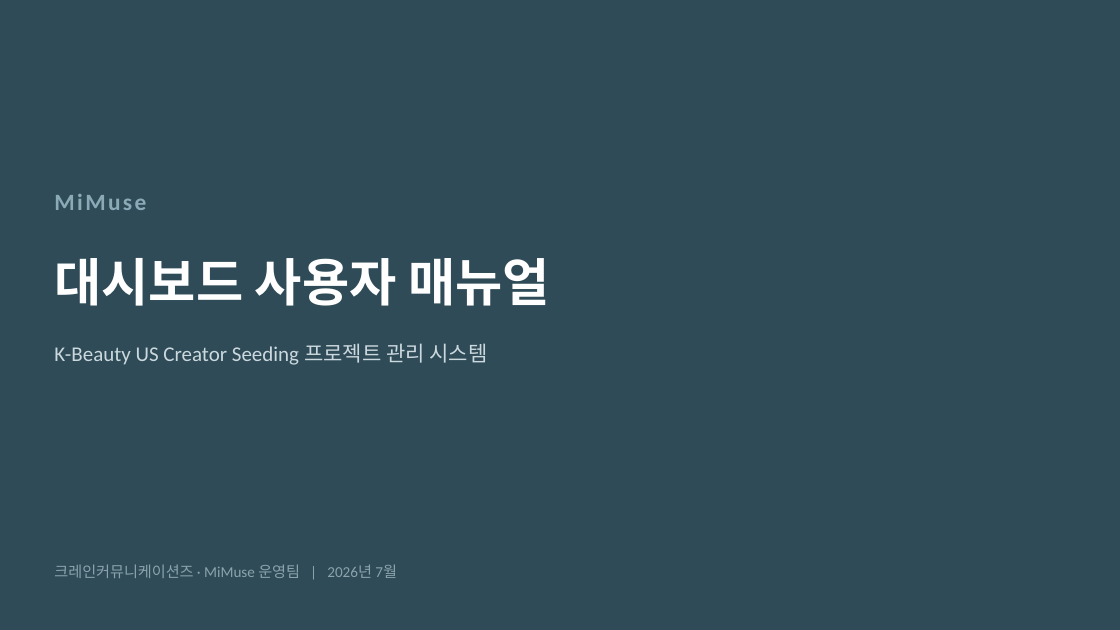
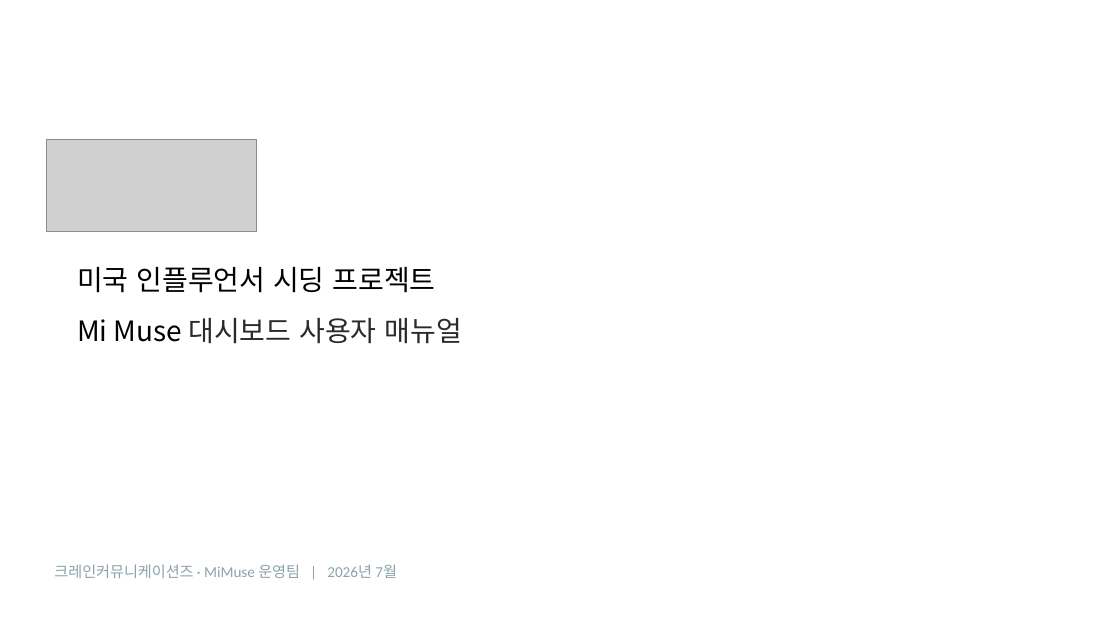
Before and after one commit to kaydeeloka/collab-net, a slide deck: slide 1 of docs/MiMuse_사용자매뉴얼.pptx. Drawn at 1120x630 pixels with LibreOffice and Linux fonts; fonts in the diff are those of the drawing; grey boxes stand for pictures. Boxes give left, top, right and bottom in pixels: in the first picture for what was removed or moved away, otherwise in the second. Text is boxed around its words. In the diff, an @@ line names an element or a change of style, - is before the commit and + after.

```diff
--- a/docs/MiMuse_사용자매뉴얼.pptx
+++ b/docs/MiMuse_사용자매뉴얼.pptx
@@ background #2E4B57 to #FFFFFF @@
@@ picture added at box(47, 139, 256, 231) @@
@@ text removed at box(54, 194, 146, 210) @@
-MiMuse
@@ text "미국 인플루언서 시딩 프로젝트" at box(77, 266, 462, 344): vertical alignment middle to top @@
@@ text at box(77, 266, 462, 344): text changed; size 44 to 24 pt; font Calibri to Noto Sans CJK KR; text colour #FFFFFF to #000000; bold off @@
-대시보드 사용자 매뉴얼
+미국 인플루언서 시딩 프로젝트
+Mi Muse 대시보드 사용자 매뉴얼
@@ text removed at box(54, 343, 487, 365) @@
-K-Beauty US Creator Seeding 프로젝트 관리 시스템
```
Also in this commit, not shown: 19 other slides changed, 5 slides added, 2 slides removed, 21 other files.
